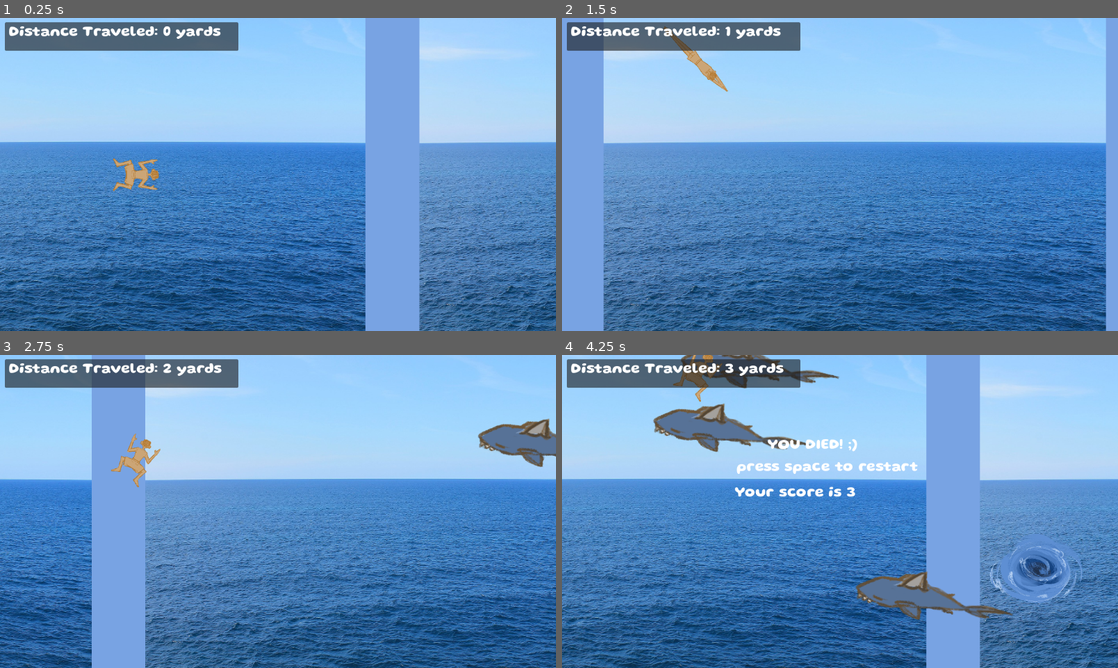
Above: before the commit, frames 1-4 (two rows, left to right).
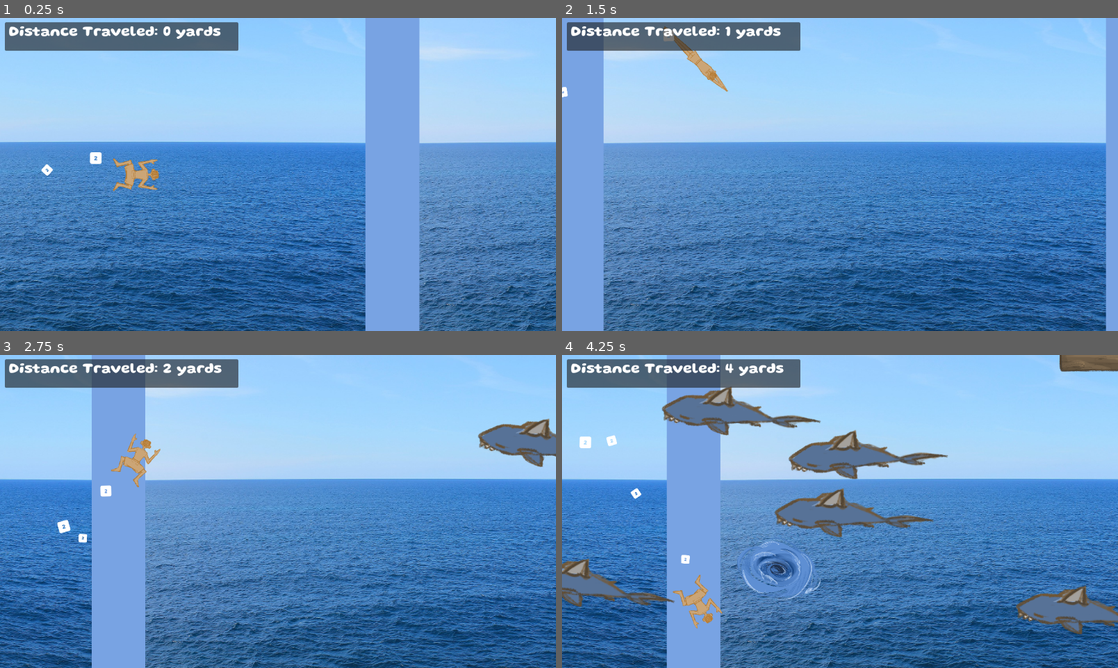
Above: after the commit, the same moments.

Repository: sophieTheProgrammer/microjam-island-61
Game: Godot game, scene res://scenes/game.tscn
The game is run twice, just before and just after one commit, with the same random seed, the same clock (stepped at 60 frames per second) and the same inputs.
Inputs (mouse positions are in pixels of both pictures, inside the frame that each line leads up to):
- Up to frame 1 (0.25 s): no input
- Up to frame 2 (1.5 s): tap Enter (ui_accept) at 0.5, 0.77 s; move the mouse to (962, 158) at 0.52 s; hold Up (up) 0.53-1.28 s; click (962, 158) at 0.6 s; move the mouse to (728, 190) at 1.27 s; hold Down (down) from 1.28 s (still down); click (728, 190) at 1.35 s
- Up to frame 3 (2.75 s): tap Enter (ui_accept) at 1.52 s; move the mouse to (333, 442) at 2.02 s; release Down (down) at 2.03 s; hold Up (up) from 2.03 s (still down); click (333, 442) at 2.1 s
- Up to frame 4 (4.25 s): move the mouse to (812, 574) at 2.77 s; click (812, 574) at 2.85 s; tap Enter (ui_accept) at 3.02, 3.77 s; move the mouse to (1006, 558) at 3.52 s; release Up (up) at 3.53 s; hold Down (down) from 3.53 s (still down); click (1006, 558) at 3.6 s

The runs differ from the first frame. In frame 1, 0.1% of the frame differs, in the area x 7-19%, y 42-51%; in frame 2, less than 0.1%; in frame 3, 0.2%; in frame 4, 58%, in the area x 0-100%, y 0-100%.

Commit message:
particles

Diff:
--- a/scenes/player.tscn
+++ b/scenes/player.tscn
@@ -5,6 +5,7 @@
 [ext_resource type="Texture2D" uid="uid://b16buaif42l4j" path="res://art/swimmer/IMG_3307.png" id="3_0jhex"]
 [ext_resource type="Texture2D" uid="uid://d2m6l5capoqsj" path="res://art/swimmer/IMG_3308.png" id="4_38am0"]
 [ext_resource type="Texture2D" uid="uid://dd2o4jjutnmt3" path="res://art/swimmer/IMG_3309.png" id="5_xfidv"]
+[ext_resource type="Texture2D" uid="uid://bq7415p0k68nq" path="res://stock/input-prompts/Keyboard:Mouse Icons/keyboard_2.svg" id="6_tuyoq"]
 
 [sub_resource type="SpriteFrames" id="SpriteFrames_h2h35"]
 animations = [{
@@ -45,3 +46,21 @@
 position = Vector2(11, 0)
 rotation = 1.5707964
 shape = SubResource("CapsuleShape2D_po4rd")
+
+[node name="CPUParticles2D" type="CPUParticles2D" parent="." unique_id=337780465]
+position = Vector2(-49.26, 0)
+amount = 10
+texture = ExtResource("6_tuyoq")
+lifetime = 2.0
+randomness = 0.42
+lifetime_randomness = 0.5
+emission_shape = 3
+emission_rect_extents = Vector2(1, 50)
+direction = Vector2(-1, 0)
+gravity = Vector2(-980, 0)
+initial_velocity_min = 132.82
+initial_velocity_max = 351.48
+angular_velocity_min = -406.34
+angular_velocity_max = 299.41
+scale_amount_min = 0.3
+scale_amount_max = 0.5
--- a/scripts/death.gd
+++ b/scripts/death.gd
@@ -1,5 +1,6 @@
 extends Area2D
 
 func _on_body_entered(_body: Node2D) -> void:
-	print("dying shall commence now")
-	EventBus.game_over.emit()
+	if !Global.debug:
+		print("dying shall commence now")
+		EventBus.game_over.emit()
--- a/scripts/global.gd
+++ b/scripts/global.gd
@@ -5,11 +5,11 @@
 const SETTINGS = preload("res://scenes/settings.tscn")
 const TUTORIAL = preload("res://scenes/cutscene_tutorial.tscn")
 
+var debug = 1
 @onready var viewport = get_viewport().get_visible_rect().size
 #@onready var camera = get_tree().$player/Camera2D
 var player_node : CharacterBody2D
 var fade_node : CanvasLayer
-
 func _process(_delta: float) -> void:
 	viewport = get_viewport().get_visible_rect().size
 var score = 0
